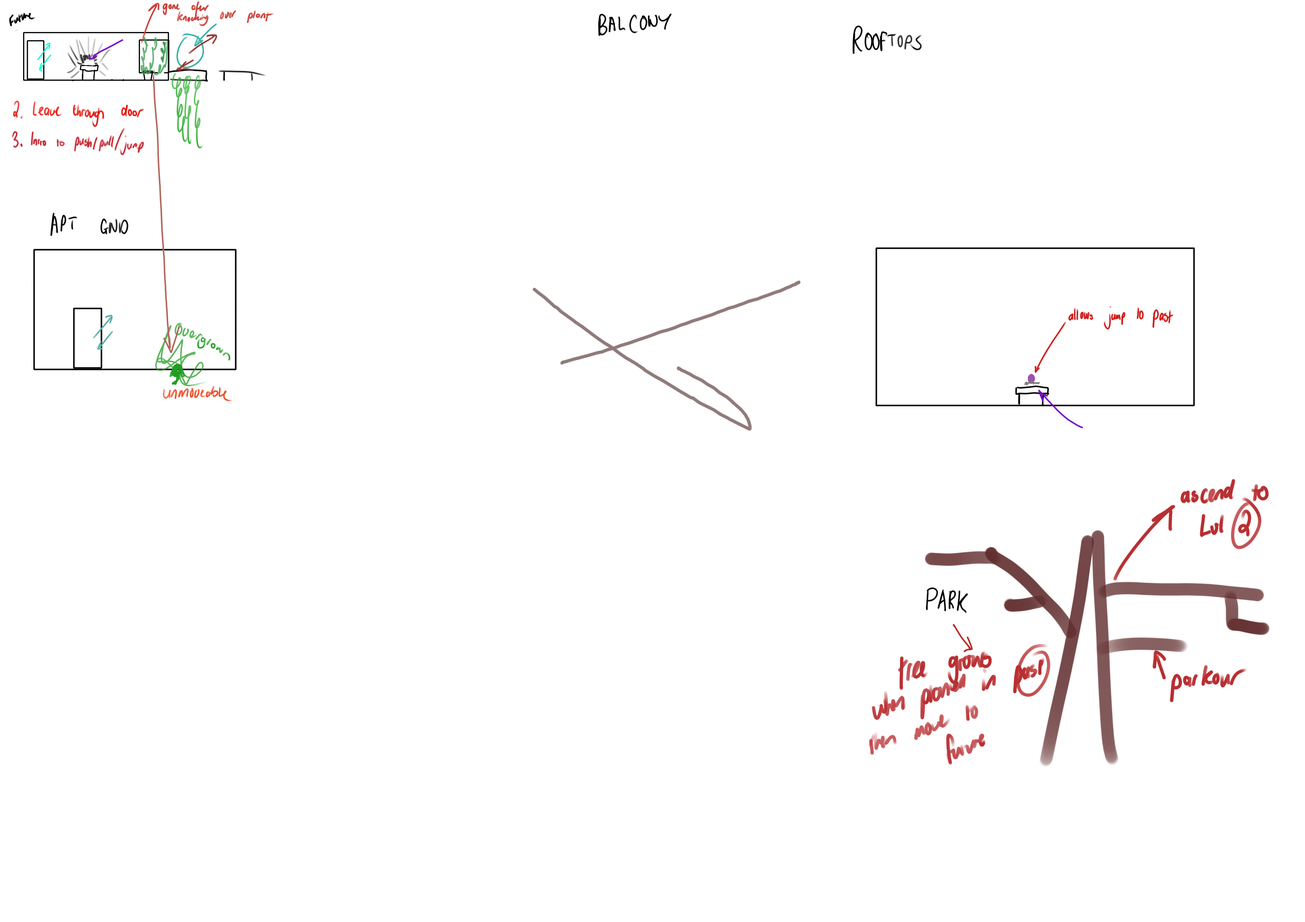
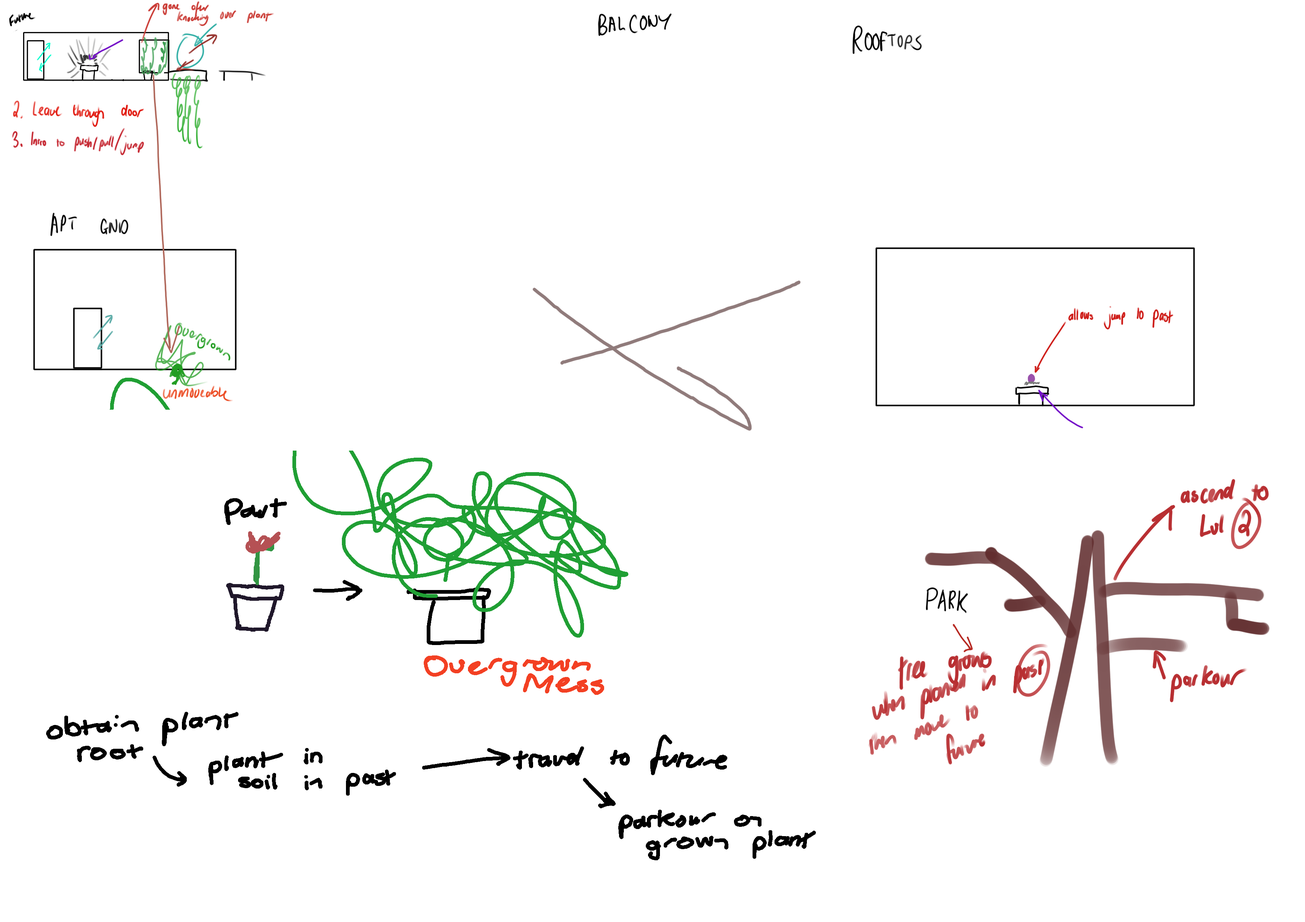
Revision of a layered 1305×922 image; what changed, layer by layer:
added layer "Paint Layer 3" above "Future" over [46, 377, 816, 861]
